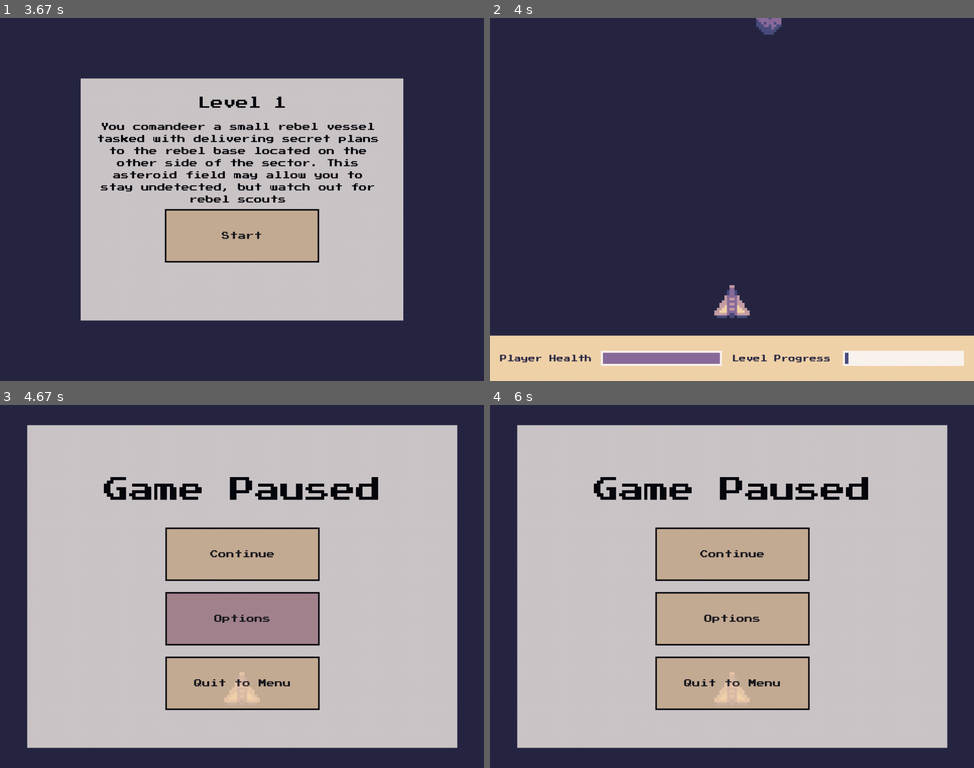
Above: before the commit, frames 1-4 (two rows, left to right).
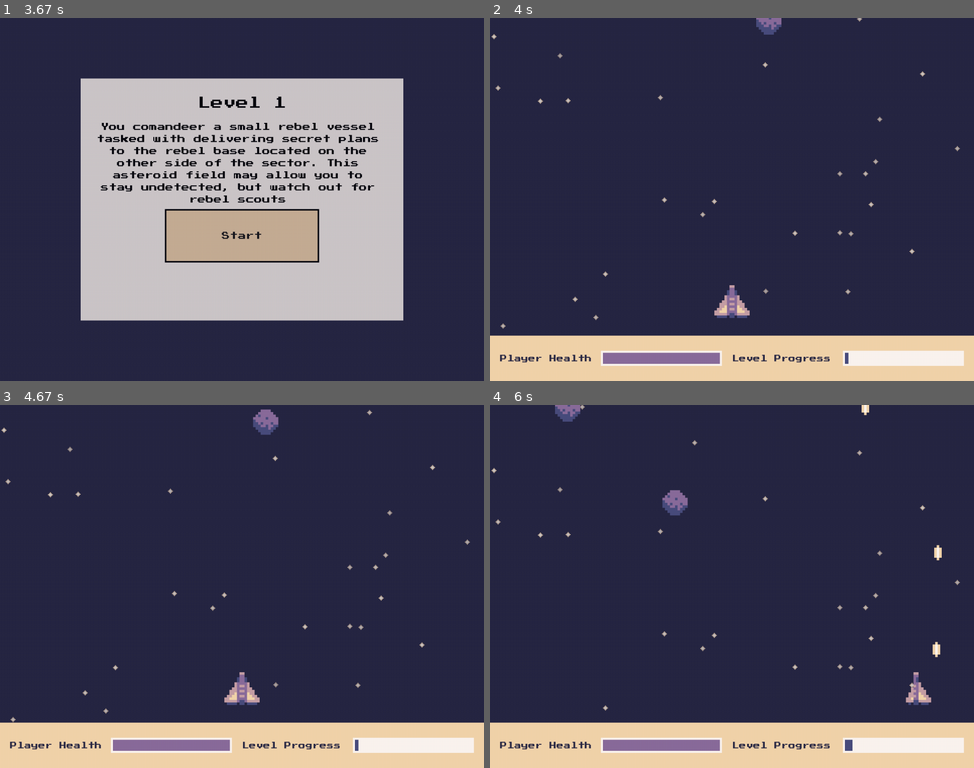
Above: after the commit, the same moments.

Repository: malaeng/12SDD-AT3
Game: pygame game, started from main.py
Same seed, same stepped clock (60 frames per second), same inputs: the game is played once before the commit and once after it.
Inputs (mouse positions are in pixels of both pictures, inside the frame that each line leads up to):
- Up to frame 1 (3.67 s): click (242, 199) at 0.38 s; click (290, 224) at 0.72 s; press the mouse at (242, 261) at 1.03 s; move the mouse to (280, 203) at 1.13 s; release the mouse at (319, 148) at 1.27 s; press the mouse at (242, 261) at 1.37 s; move the mouse to (304, 159) at 1.47 s; release the mouse at (367, 61) at 1.6 s; press the mouse at (242, 301) at 1.7 s; move the mouse to (237, 275) at 1.8 s; release the mouse at (237, 250) at 1.93 s; press the mouse at (242, 221) at 2.03 s; move the mouse to (309, 275) at 2.13 s; release the mouse at (377, 330) at 2.27 s; press the mouse at (242, 221) at 2.37 s; move the mouse to (300, 192) at 2.47 s; release the mouse at (363, 166) at 2.6 s; press the mouse at (242, 221) at 2.7 s; move the mouse to (193, 224) at 2.8 s; release the mouse at (140, 228) at 2.93 s; press the mouse at (242, 301) at 3.03 s; move the mouse to (198, 282) at 3.13 s; release the mouse at (150, 264) at 3.27 s; click (242, 137) at 3.38 s
- Up to frame 2 (4 s): click (732, 235) at 3.72 s
- Up to frame 3 (4.67 s): tap Esc at 4 s; click (242, 619) at 4.38 s
- Up to frame 4 (6 s): hold Right 4.83-5.3 s; move the mouse to (562, 706) at 4.87 s; tap Space at 4.9, 5.2, 5.4, 5.7, 5.9 s; hold Right 5.33-5.8 s; hold Left from 5.83 s (still down)

Frame 1 is identical in both runs. In frame 2, 0.3% of the frame differs, in the area x 0-98%, y 0-86%; in frame 3, 85%; in frame 4, 86%, in the area x 0-100%, y 0-100%.

Commit message:
Added game over

Diff:
--- a/main.py
+++ b/main.py
@@ -18,12 +18,14 @@
         self.screen_height = screen_height
         self.image = pygame.image.load('graphics/star.png').convert_alpha()
         self.rect = self.image.get_rect(center = pos)
-        self.image.set_alpha(random.randint(200, 255))
+        self.image.set_alpha(random.randint(150, 200))
+        self.speed = 1
 
     def update(self):
-        self.rect.y += 10
+        self.rect.y += self.speed
         if self.rect.y > self.screen_height:
-            self.kill()
+            rand_x = random.randint(0, screen_width)
+            self.rect = self.image.get_rect(center = (rand_x, 0))
 
 class Game:
     def __init__(self):
@@ -44,6 +46,10 @@
 
         # Stars
         self.stars = pygame.sprite.Group()
+        for i in range(30):
+            rand_x = random.randint(0, screen_width)
+            rand_y = random.randint(0, screen_height)
+            self.stars.add(Star((rand_x, rand_y), screen_height))
 
         # Levels
         self.levels = [
@@ -133,7 +139,7 @@
             colour = '#fbf5ef',
             alpha = 200,
             title = "Game Over",
-            text = [("You win!", 20) if self.player.sprite.health >= 0 else ("You Lose", 20)],
+            text = [("You win!", 20) if self.player.sprite.health <= 0 else ("You Lose", 20)],
             buttons = [Button(300, 100, "Return to Menu")],
             stack = True
             )
@@ -175,6 +181,7 @@
         self.game_running = False
         self.game_paused = True
         self.mouse_state = 'PASSIVE'
+        self.game_end = False
 
     def main_menu_run(self):
         screen.blit(self.main_menu, self.main_menu.rect)
@@ -182,11 +189,11 @@
         if button_pressed == 0: # Run
             self.game_running = True
             self.game_paused = False
-            self.run()
+            self.current_menu_function = self.pause_menu_run
+            #self.run()
         elif button_pressed == 1: #Options
             print("options")
             self.current_menu_function = self.options_menu_run
-            #self.options_menu_run()
         elif button_pressed == 2: # Level Select
             print("level select")
             self.current_menu_function = self.level_select_menu_run
@@ -212,15 +219,15 @@
             self.game_paused = False
             self.run()
         elif button_pressed == 1: #Options
-            print("options_pausemenu")
+            self.current_menu_function = self.options_menu_run
         elif button_pressed == 2: #Quit
             self.game_running = False
-            self.main_menu_run()
+            self.current_menu_function = self.main_menu_run
 
     def options_menu_run(self):
         screen.blit(self.options_menu, self.options_menu.rect)
         button_pressed = self.options_menu.process(self.mouse_state)
-        if button_pressed == 0: # Continue
+        if button_pressed == 0: #
             self.game_paused = False
             self.run()
         elif button_pressed == 1: #Options
@@ -234,6 +241,7 @@
         button_pressed = self.game_over_menu.process(self.mouse_state)
         if button_pressed == 0: # Return to menu
             self.game_running = False
+            self.game_end = True
             self.current_menu_function = self.main_menu_run
 
     def upgrade_menu_run(self):
@@ -282,6 +290,8 @@
 
         if self.player.sprite.health <= 0:
             print('game over')
+            self.game_running = False
+            self.current_menu_function = self.game_over_menu_run
 
 
     def level_manager(self):
@@ -290,6 +300,8 @@
             current_level = self.levels.index(self.level)
             if current_level == len(self.levels):
                 print('game over')
+                self.game_running = False
+                self.current_menu_function = self.game_over_menu_run
             else:
                 self.level = self.levels[current_level+1]
 
@@ -304,24 +316,21 @@
         elif self.game_paused == True:
             self.player.sprite.lasers.draw(screen)
             self.player.draw(screen)
-            self.pause_menu_run()
+            self.current_menu_function()
         elif not self.level.intro_done:
             self.level_menu_run()
         else:
+            # stars
+
+            self.stars.draw(screen)
+            self.stars.update()
             self.player.sprite.lasers.draw(screen)
-
-
-
-
 
             self.player.update()
             self.player.draw(screen)
 
 
             self.collision_checks()
-
-
-            # self.player_healthbar.blit(self.player_healthbar.percent_image, self.player_healthbar.percent_rect)
 
             self.level_manager()
 
@@ -366,5 +375,6 @@
 
         screen.fill("#272744")
         game.run()
+        if game.game_end: game = Game()
         pygame.display.flip()
         clock.tick(60)
